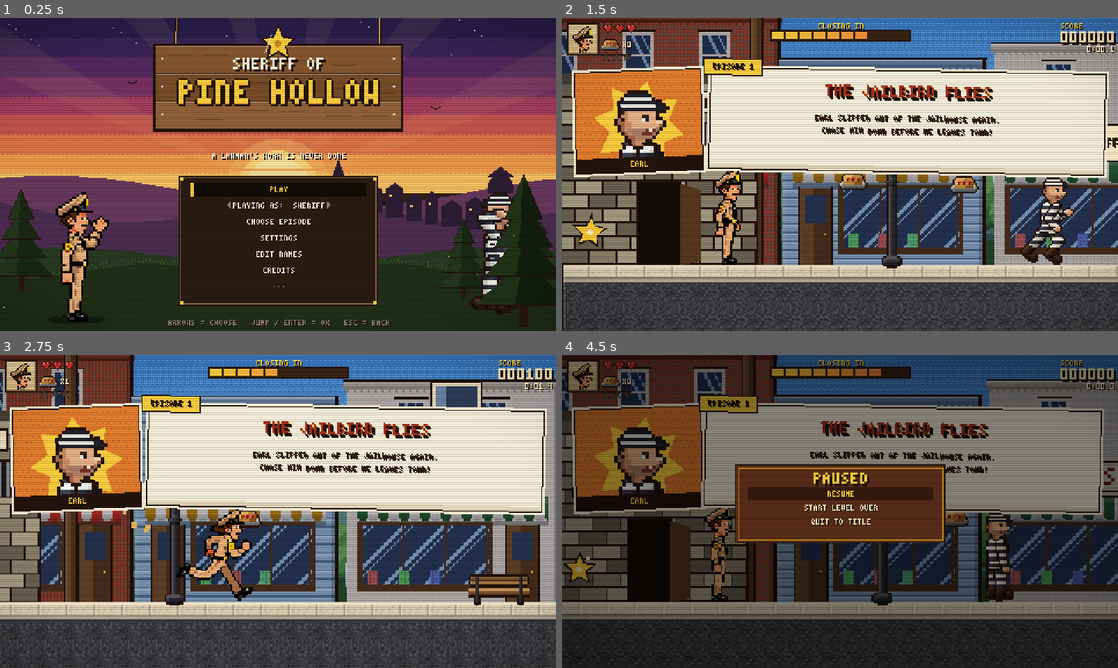
Above: before the commit, frames 1-4 (two rows, left to right).
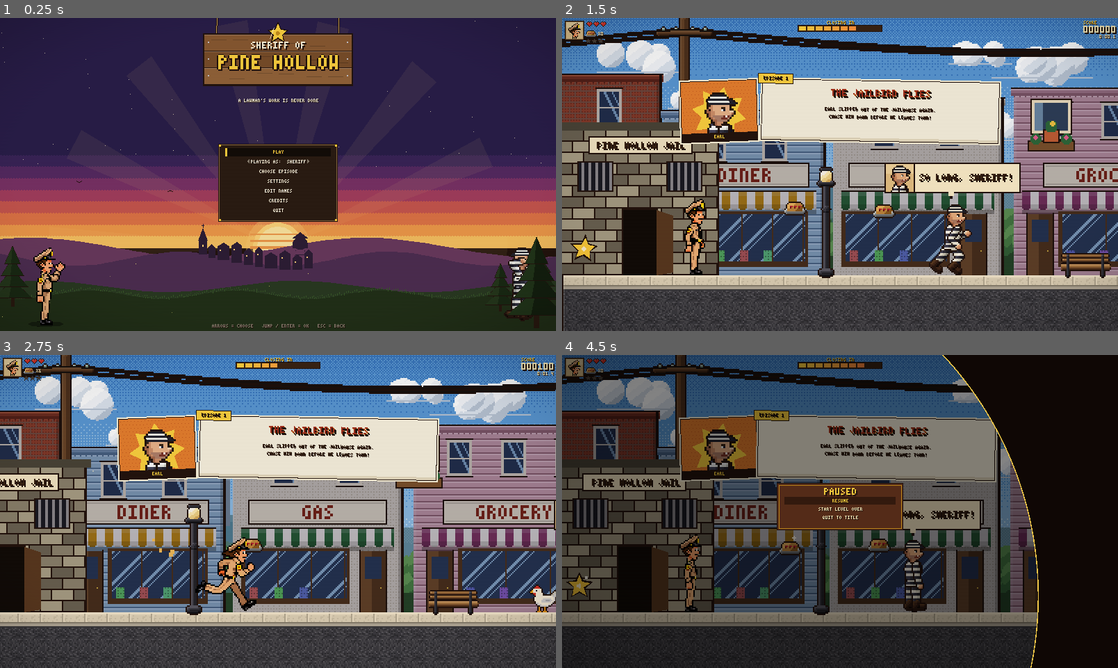
Above: after the commit, the same moments.

Repository: jyatesmike/sheriff-of-pine-hollow
Game: Godot game, scene res://scenes/ui/title.tscn
Same seed, same stepped clock (60 frames per second), same inputs: the game is played once before the commit and once after it.
Inputs (mouse positions are in pixels of both pictures, inside the frame that each line leads up to):
- Up to frame 1 (0.25 s): no input
- Up to frame 2 (1.5 s): tap Enter (ui_accept) at 0.5 s; move the mouse to (962, 158) at 0.52 s; hold Right (right) 0.53-1.25 s; tap E (lasso) at 0.6 s; click (962, 158) at 0.67 s; tap Space (jump) at 0.77, 1.07 s; drag from (728, 190) to (812, 237) at 1.27 s
- Up to frame 3 (2.75 s): move the mouse to (333, 442) at 2.02 s; hold Right (right) from 2.03 s (still down); tap E (lasso) at 2.1 s; click (333, 442) at 2.17 s
- Up to frame 4 (4.5 s): release Right (right) at 2.75 s; drag from (812, 574) to (673, 464) at 2.77 s; move the mouse to (1006, 558) at 3.52 s; hold Left (left) 3.53-4.25 s; tap 1 at 3.6 s; click (1006, 558) at 3.67 s; tap Space (jump) at 3.77, 4.07 s; tap E (lasso) at 3.8 s; tap Escape (pause) at 4.15 s; drag from (673, 464) to (756, 433) at 4.27 s

The runs differ from the first frame. In frame 1, 73% of the frame differs, in the area x 0-100%, y 0-99%; in frame 2, 75%; in frame 3, 76%, in the area x 0-100%, y 0-100%; in frame 4, 67%.

Commit message:
Handheld display: crisp full-screen picture on small screens (work in progress)
On handheld-sized screens (up to 1024x768; the RG35XX is 640x480) the game
now draws at the screen's own size with a whole-number camera zoom (2x on
the RG35XX), so every art pixel is an exact 2x2 block: no uneven 1.33x
stretch, no black bars. Computers and the web are unchanged (480x270).

- game.gd: _setup_display(), Game.handheld/world_scale/ui_scale/ui_size();
  zoom() returns the whole-number zoom; 'pixel_perfect' setting (default on).
- hud.gd: lays out on the real screen (right/centre/bottom follow its edges).
- menu.gd: W/H follow the screen; content moved down on tall screens; the
  title scene sits on the bottom with the night sky carried up; zoom setting
  hidden in the handheld display.
- background.gd: sky scaled by a whole number to cover the screen.
- chase: camera uses the whole-number zoom; right edge from the real width.
- chase_camera.gd: less road below the ground on the taller handheld view.

Co-Authored-By: Claude Opus 5.5 <noreply@anthropic.com>
Claude-Session: https://claude.ai/code/session_015AYGXwmbFgCjSp7CnRGseD

Diff:
--- a/scripts/autoload/game.gd
+++ b/scripts/autoload/game.gd
@@ -26,6 +26,7 @@
 	"fancy_effects": true,    # lighting, particles (turn off on slow computers)
 	"character": "sheriff",   # who you play as (picked on the title screen)
 	"zoom": 0.0,              # game zoom: 0 = automatic (bigger on small handheld screens), else 1.0 / 1.25 / 1.5 / 1.75 / 2.0
+	"pixel_perfect": true,    # handheld screens: draw at the screen's own size, crisp (see _setup_display)
 	"controls": {},           # action -> {"key": physical keycode, "joy": button}: your own keys
 }
 
@@ -36,13 +37,57 @@
 const ZOOMS := [1.0, 1.25, 1.5, 1.75, 2.0]
 
 
-## How far the in-game camera is zoomed in. Automatic: 1.5x on small screens
-## (handhelds like Anbernic devices), 1x on a computer.
+## How far the in-game camera is zoomed in. Handheld display: the whole number
+## picked in _setup_display() (2x on the RG35XX), so every art pixel is an exact
+## square of screen pixels. Otherwise automatic: 1.5x on small screens, 1x on a computer.
 func zoom() -> float:
+	if handheld:
+		return float(world_scale)
 	var z: float = settings.get("zoom", 0.0)
 	if z > 0.0:
 		return z
 	return 1.5 if _small_screen() else 1.0
+
+
+# ---------------- handheld display ----------------
+# The game is designed at 480x270. On a computer that picture is scaled up to the
+# window. On a small handheld screen (the RG35XX's 640x480) that scaling is uneven
+# (1.33x: blurry, jagged pixels and black bars), so instead the game draws at the
+# screen's own size: the world zoomed by a whole number (crisp), the HUD and menus
+# laid out on the full screen at a whole-number scale.
+const DESIGN := Vector2i(480, 270)
+var handheld := false     # true once the handheld display is on
+var world_scale := 1      # camera zoom in the handheld display
+var ui_scale := 1         # HUD / menu scale in the handheld display
+
+
+func _setup_display() -> void:
+	if OS.has_feature("web") or DisplayServer.get_name() == "headless":
+		return
+	if not settings.get("pixel_perfect", true):
+		return
+	var s := DisplayServer.screen_get_size()
+	# Handheld-sized screens only (a laptop keeps the normal, scaled picture).
+	if s.x <= 0 or s.y <= 0 or s.x > 1024 or s.y > 768:
+		return
+	var k := mini(s.x / 320, s.y / 180)    # show at least 320 x 180 of the world
+	if k < 2:
+		return
+	handheld = true
+	world_scale = k
+	ui_scale = maxi(1, mini(s.x / DESIGN.x, s.y / DESIGN.y))
+	var root := get_tree().root
+	root.content_scale_size = s
+	root.content_scale_mode = Window.CONTENT_SCALE_MODE_VIEWPORT
+	root.content_scale_aspect = Window.CONTENT_SCALE_ASPECT_KEEP
+
+
+## The size the HUD and menus lay themselves out in: 480x270 normally, the
+## screen's own size (divided by the UI scale) in the handheld display.
+func ui_size() -> Vector2:
+	if handheld:
+		return Vector2(get_tree().root.content_scale_size) / ui_scale
+	return Vector2(DESIGN)
 
 
 func _small_screen() -> bool:
@@ -74,6 +119,7 @@
 			_default_events[a].append(e.duplicate())
 	load_game()
 	apply_controls()
+	_setup_display()
 	apply_display.call_deferred()
 	_add_scanlines()
 
--- a/scripts/chase_camera.gd
+++ b/scripts/chase_camera.gd
@@ -38,7 +38,9 @@
 	world_width = width_px
 	limit_left = 0
 	limit_right = int(width_px)
-	limit_bottom = int(ground_y + 62.0)
+	# How much of the road below the ground line may show. The handheld's taller
+	# view would otherwise spend a quarter of the screen on it.
+	limit_bottom = int(ground_y + (40.0 if Game.handheld else 62.0))
 	limit_top = -2000
 	process_callback = Camera2D.CAMERA2D_PROCESS_PHYSICS
 	position_smoothing_enabled = false
--- a/scripts/levels/background.gd
+++ b/scripts/levels/background.gd
@@ -32,6 +32,12 @@
 	sky.texture = load(dir + "sky.png")
 	sky.size = Vector2(480, 270)
 	sky_layer.add_child(sky)
+	# Handheld display: the screen is bigger than the 480x270 sky, so scale it by a
+	# whole number until it covers the screen, centred (keeps its pixels crisp).
+	var vp := get_viewport().get_visible_rect().size if is_inside_tree() else Vector2(480, 270)
+	var k := ceilf(maxf(vp.x / 480.0, vp.y / 270.0))
+	if k > 1.0:
+		sky_layer.transform = Transform2D(0.0, Vector2(k, k), 0.0, (vp - Vector2(480, 270) * k) / 2.0)
 
 	for l in LAYERS:
 		var tex: Texture2D = load(dir + l[0] + ".png")
--- a/scripts/levels/chase/chase.gd
+++ b/scripts/levels/chase/chase.gd
@@ -70,6 +70,8 @@
 	move_child(backdrop, 0)
 	$View.build_backdrop(backdrop)
 	cam.make_current()
+	if Game.handheld:
+		cam.zoom = Vector2.ONE * Game.zoom()    # whole-number zoom: crisp on the handheld
 	cam.position = Vector2(x + 120, -60)
 	pass  # (4.3 physics interpolation not in 4.1)
 	say(GameText.CHASE_START, "chase_start")
@@ -306,10 +308,15 @@
 						break
 
 
+## Half the width of the road view, in world pixels (240 at the normal 480x270).
+func half_width() -> float:
+	return get_viewport_rect().size.x * 0.5 / cam.zoom.x
+
+
 ## Oncoming cars in your lane that are still off the right edge of the screen (for the "!" warning).
 func incoming() -> Array:
 	var out := []
-	var right := cam.position.x + 240.0
+	var right := cam.position.x + half_width()
 	for v in traffic:
 		if not v.gone and v.v < 0.0 and v.x > right - 20.0 and v.x - x < WARN_DIST:
 			out.append(v)
--- a/scripts/levels/chase/chase_view.gd
+++ b/scripts/levels/chase/chase_view.gd
@@ -275,7 +275,7 @@
 	var t := Time.get_ticks_msec() / 1000.0
 	var bob := 2.0 * sin(t * 14.0)
 	for v in c.incoming():
-		var ex: float = c.cam.position.x + 240.0 - 16.0
+		var ex: float = c.cam.position.x + c.half_width() - 16.0
 		var p: Vector2 = c.screen_point(ex, v.ly) + Vector2(bob, -16)
 		var mine: bool = v.lane == c.lane
 		var col := Color("ff4a3a") if mine else Color("ffd23f")
--- a/scripts/ui/hud.gd
+++ b/scripts/ui/hud.gd
@@ -10,12 +10,22 @@
 
 var level: Level
 var canvas: Node2D
+# The screen the HUD lays itself out on (Game.ui_size(): 480x270, or the full
+# handheld screen). Top-left items stay put; centred, right and bottom items
+# follow the real edges. dx/dy: how much bigger it is than 480x270, halved.
+var W := 480.0
+var H := 270.0
+var CX := 240.0
+var dx := 0.0
+var dy := 0.0
 var debug := false
 var intro_t := 4.0
 
 
 func _ready() -> void:
 	process_mode = Node.PROCESS_MODE_ALWAYS
+	scale = Vector2.ONE * Game.ui_scale
+	_measure()
 	canvas = Node2D.new()
 	add_child(canvas)
 	canvas.draw.connect(_on_draw)
@@ -23,6 +33,15 @@
 
 func setup(l: Level) -> void:
 	level = l
+
+
+func _measure() -> void:
+	var sz := Game.ui_size()
+	W = sz.x
+	H = sz.y
+	CX = W / 2.0
+	dx = (W - 480.0) / 2.0
+	dy = (H - 270.0) / 2.0
 
 
 var pause_sel := 0
@@ -57,8 +76,9 @@
 			m.pause_restart: Game.restart_level()
 			m.pause_menu: Game.go_to_title()
 	elif event is InputEventMouseButton and event.pressed and event.button_index == MOUSE_BUTTON_LEFT:
-		var i := int((event.position.y - 117.0) / 12.0)
-		if i >= 0 and i < items.size() and absf(event.position.x - 240.0) < 90.0:
+		var pos: Vector2 = event.position / Game.ui_scale
+		var i := int((pos.y - (117.0 + dy)) / 12.0)
+		if i >= 0 and i < items.size() and absf(pos.x - CX) < 90.0:
 			pause_sel = i
 			var ev := InputEventAction.new()
 			ev.action = "jump"
@@ -78,6 +98,7 @@
 func _on_draw() -> void:
 	if level == null:
 		return
+	_measure()
 	var p := level.player
 	_hud_portrait(level.hero)
 	for i in Player.MAX_HEARTS:
@@ -109,50 +130,50 @@
 	if level.in_chase():
 		var c: Node2D = level.chase
 		_meter(c.closeness(), GameText.UI.milk_truck)
-		PixelFont.draw_centered(canvas, "BUMPS %d/3" % c.bumps, 240, 24, TEXT)
+		PixelFont.draw_centered(canvas, "BUMPS %d/3" % c.bumps, CX, 24, TEXT)
 		var mph = "%d MPH" % c.mph()
-		PixelFont.draw(canvas, mph, Vector2(476 - PixelFont.width(mph, 2), 252), ACCENT, 2)
+		PixelFont.draw(canvas, mph, Vector2(W - 4 - PixelFont.width(mph, 2), H - 18), ACCENT, 2)
 		if c._t < 5.0:
-			_label_box_at(GameText.CHASE_CONTROLS, 236)
+			_label_box_at(GameText.CHASE_CONTROLS, H - 34)
 		if c.msg_t > 0:
-			_label_box_at(c.msg, 60)
+			_label_box_at(c.msg, 60 + dy)
 	elif level.phase == Level.Phase.CHASE:
 		_meter(level.closing_in(), GameText.UI.deputy_near if level.role == "earl" else GameText.UI.closing_in)
 	elif level.phase == Level.Phase.SHOWDOWN:
 		_label_box("SHOWDOWN!  TACKLES %d/3" % level.earl.tackles)
 
 	var sc := "%06d" % level.score
-	PixelFont.draw(canvas, "SCORE", Vector2(476 - PixelFont.width(sc, 2), 4), ACCENT)
-	PixelFont.draw(canvas, sc, Vector2(476 - PixelFont.width(sc, 2), 11), TEXT, 2)
+	PixelFont.draw(canvas, "SCORE", Vector2(W - 4 - PixelFont.width(sc, 2), 4), ACCENT)
+	PixelFont.draw(canvas, sc, Vector2(W - 4 - PixelFont.width(sc, 2), 11), TEXT, 2)
 	var tm := _fmt_time(level.time)
-	PixelFont.draw(canvas, tm, Vector2(476 - PixelFont.width(tm), 24), TEXT)
+	PixelFont.draw(canvas, tm, Vector2(W - 4 - PixelFont.width(tm), 24), TEXT)
 
 	var t: Dictionary = level.text
 	if intro_t > 0.0 and not level.finished:
 		if Lighting.enabled():
 			_comic_intro(t)
 		else:
-			_panel([Names.fmt(t.get("episode", ""))] + _fmt_lines(t.get("blurb", [])), 40)
+			_panel([Names.fmt(t.get("episode", ""))] + _fmt_lines(t.get("blurb", [])), 40 + dy)
 
 	if level.phase == Level.Phase.WON and level.end_t > 60:
 		_results()
 	elif level.phase == Level.Phase.LOST and level.end_t > 50:
 		_panel([Names.fmt(GameText.UI["lose_title_" + level.role]), "",
-			GameText.UI.try_checkpoint if not Game.checkpoint.is_empty() else GameText.UI.try_again, GameText.MENU.end_menu], 90)
+			GameText.UI.try_checkpoint if not Game.checkpoint.is_empty() else GameText.UI.try_again, GameText.MENU.end_menu], 90 + dy)
 
 	if get_tree().paused:
-		canvas.draw_rect(Rect2(0, 0, 480, 270), Color(0, 0, 0, 0.45))
+		canvas.draw_rect(Rect2(0, 0, W, H), Color(0, 0, 0, 0.45))
 		var items := _pause_items()
-		var rect := Rect2(150, 95, 180, 30 + items.size() * 12)
+		var rect := Rect2(150 + dx, 95 + dy, 180, 30 + items.size() * 12)
 		canvas.draw_rect(rect.grow(1), PixelFont.OUTLINE)
 		canvas.draw_rect(rect, PANEL)
 		canvas.draw_rect(rect.grow(-2), PANEL_EDGE, false, 1.0)
-		PixelFont.draw_centered(canvas, GameText.UI.paused, 240, 101, ACCENT, 2)
+		PixelFont.draw_centered(canvas, GameText.UI.paused, CX, 101 + dy, ACCENT, 2)
 		for i in items.size():
-			var y := 117.0 + i * 12.0
+			var y := 117.0 + dy + i * 12.0
 			if i == pause_sel:
-				canvas.draw_rect(Rect2(160, y - 3, 160, 11), Color(0, 0, 0, 0.4))
-			PixelFont.draw_centered(canvas, items[i], 240, y, ACCENT if i == pause_sel else TEXT)
+				canvas.draw_rect(Rect2(160 + dx, y - 3, 160, 11), Color(0, 0, 0, 0.4))
+			PixelFont.draw_centered(canvas, items[i], CX, y, ACCENT if i == pause_sel else TEXT)
 
 	if debug:
 		var lines := [
@@ -162,14 +183,14 @@
 			("EARL " + Earl.State.keys()[level.earl.state] if level.earl else "DEPUTY " + Deputy.State.keys()[level.deputy.state]) + "  FPS %d" % Engine.get_frames_per_second(),
 		]
 		for i in lines.size():
-			PixelFont.draw(canvas, lines[i], Vector2(6, 238 + i * 8), TEXT)
+			PixelFont.draw(canvas, lines[i], Vector2(6, H - 32 + i * 8), TEXT)
 
 
 # --- pieces --------------------------------------------------------------------------
 func _meter(v: float, label: String) -> void:
 	var w := 120.0
-	var x := 240.0 - w / 2.0
-	PixelFont.draw_centered(canvas, label, 240, 4, ACCENT)
+	var x := CX - w / 2.0
+	PixelFont.draw_centered(canvas, label, CX, 4, ACCENT)
 	var r := Rect2(x, 11, w, 8)
 	canvas.draw_rect(r.grow(1), PixelFont.OUTLINE)
 	canvas.draw_rect(r, Color("3a2414"))
@@ -182,18 +203,18 @@
 
 func _label_box(t: String) -> void:
 	var w := PixelFont.width(t) + 10
-	var r := Rect2(240 - w / 2.0, 6, w, 11)
+	var r := Rect2(CX - w / 2.0, 6, w, 11)
 	canvas.draw_rect(r.grow(1), PixelFont.OUTLINE)
 	canvas.draw_rect(r, PANEL)
-	PixelFont.draw_centered(canvas, t, 240, 9, ACCENT)
+	PixelFont.draw_centered(canvas, t, CX, 9, ACCENT)
 
 
 func _label_box_at(t: String, y: float) -> void:
 	var w := PixelFont.width(t) + 10
-	var r := Rect2(240 - w / 2.0, y, w, 11)
+	var r := Rect2(CX - w / 2.0, y, w, 11)
 	canvas.draw_rect(r.grow(1), PixelFont.OUTLINE)
 	canvas.draw_rect(r, PANEL)
-	PixelFont.draw_centered(canvas, t, 240, y + 3, ACCENT)
+	PixelFont.draw_centered(canvas, t, CX, y + 3, ACCENT)
 
 
 ## The results screen: time / pies / stars with their medals, the favor and the score.
@@ -201,32 +222,32 @@
 	var last := Game.level_index == Game.LEVELS.size() - 1
 	var md: Dictionary = level.medals()
 	var names: Array = GameText.UI.medal_names
-	var rect := Rect2(130, 52, 220, 150)
+	var rect := Rect2(130 + dx, 52 + dy, 220, 150)
 	canvas.draw_rect(rect.grow(1), PixelFont.OUTLINE)
 	canvas.draw_rect(rect, PANEL)
 	canvas.draw_rect(rect.grow(-2), PANEL_EDGE, false, 1.0)
-	PixelFont.draw_centered(canvas, Names.fmt(GameText.UI["win_title_" + level.role]), 240, 60, ACCENT, 2)
+	PixelFont.draw_centered(canvas, Names.fmt(GameText.UI["win_title_" + level.role]), CX, 60 + dy, ACCENT, 2)
 	var rows := [
 		["TIME", _fmt_time(level.time), md.time],
 		["PIES", "%d / %d" % [level.pies_got, level.pies_total], md.pies],
 		["STARS", "%d / %d" % [level.stars_got, level.stars_total], md.stars],
 	]
 	for i in rows.size():
-		var y := 80.0 + i * 14.0
-		PixelFont.draw(canvas, rows[i][0], Vector2(146, y), TEXT)
-		PixelFont.draw(canvas, rows[i][1], Vector2(196, y), TEXT)
-		_medal(Vector2(268, y + 2), rows[i][2])
-		PixelFont.draw(canvas, names[rows[i][2]], Vector2(276, y), _medal_color(rows[i][2]) if rows[i][2] > 0 else TEXT)
-	var y2 := 124.0
-	PixelFont.draw(canvas, "GOLDEN PIE", Vector2(146, y2), TEXT)
-	PixelFont.draw(canvas, "YES" if level.golden_got else "NO", Vector2(276, y2), ACCENT if level.golden_got else TEXT)
+		var y := 80.0 + dy + i * 14.0
+		PixelFont.draw(canvas, rows[i][0], Vector2(146 + dx, y), TEXT)
+		PixelFont.draw(canvas, rows[i][1], Vector2(196 + dx, y), TEXT)
+		_medal(Vector2(268 + dx, y + 2), rows[i][2])
+		PixelFont.draw(canvas, names[rows[i][2]], Vector2(276 + dx, y), _medal_color(rows[i][2]) if rows[i][2] > 0 else TEXT)
+	var y2 := 124.0 + dy
+	PixelFont.draw(canvas, "GOLDEN PIE", Vector2(146 + dx, y2), TEXT)
+	PixelFont.draw(canvas, "YES" if level.golden_got else "NO", Vector2(276 + dx, y2), ACCENT if level.golden_got else TEXT)
 	if level.favor_obj:
-		PixelFont.draw(canvas, GameText.UI.favor, Vector2(146, y2 + 12), TEXT)
-		PixelFont.draw(canvas, GameText.UI.favor_yes if level.favor_done else GameText.UI.favor_no, Vector2(276, y2 + 12), ACCENT if level.favor_done else TEXT)
-	PixelFont.draw(canvas, "SCORE", Vector2(146, y2 + 24), TEXT)
-	PixelFont.draw(canvas, "%d" % level.score, Vector2(276, y2 + 24), ACCENT)
-	PixelFont.draw_centered(canvas, GameText.UI.last_level if last else GameText.UI.next_level, 240, 178, TEXT)
-	PixelFont.draw_centered(canvas, GameText.MENU.end_menu, 240, 189, TEXT)
+		PixelFont.draw(canvas, GameText.UI.favor, Vector2(146 + dx, y2 + 12), TEXT)
+		PixelFont.draw(canvas, GameText.UI.favor_yes if level.favor_done else GameText.UI.favor_no, Vector2(276 + dx, y2 + 12), ACCENT if level.favor_done else TEXT)
+	PixelFont.draw(canvas, "SCORE", Vector2(146 + dx, y2 + 24), TEXT)
+	PixelFont.draw(canvas, "%d" % level.score, Vector2(276 + dx, y2 + 24), ACCENT)
+	PixelFont.draw_centered(canvas, GameText.UI.last_level if last else GameText.UI.next_level, CX, 178 + dy, TEXT)
+	PixelFont.draw_centered(canvas, GameText.MENU.end_menu, CX, 189 + dy, TEXT)
 
 
 static func _medal_color(m: int) -> Color:
@@ -258,12 +279,12 @@
 	for l in lines:
 		w = maxi(w, PixelFont.width(str(l), 1))
 	var h := lines.size() * 10 + 8
-	var rect := Rect2(240 - w / 2.0 - 10, y, w + 20, h)
+	var rect := Rect2(CX - w / 2.0 - 10, y, w + 20, h)
 	canvas.draw_rect(rect.grow(1), PixelFont.OUTLINE)
 	canvas.draw_rect(rect, PANEL)
 	canvas.draw_rect(rect.grow(-2), PANEL_EDGE, false, 1.0)
 	for i in lines.size():
-		PixelFont.draw_centered(canvas, str(lines[i]), 240, y + 6 + i * 10, ACCENT if i == 0 else TEXT)
+		PixelFont.draw_centered(canvas, str(lines[i]), CX, y + 6 + i * 10, ACCENT if i == 0 else TEXT)
 
 
 ## Episode intro as two comic panels that slam in: the villain's mug shot
@@ -283,7 +304,7 @@
 	var lift := 0.0 if intro_t > 0.45 else (1.0 - intro_t / 0.45) * 160.0
 	# panel A: mug shot
 	var who := "earl" if level.role == "sheriff" else "deputy"
-	var a := Rect2(lerpf(-130.0, 12.0, ka), 46.0 - lift, 108.0, 86.0)
+	var a := Rect2(lerpf(-130.0, 12.0 + dx, ka), 46.0 + dy * 0.5 - lift, 108.0, 86.0)
 	canvas.draw_set_transform(a.get_center(), -0.03, Vector2.ONE)
 	var la := Rect2(-a.size / 2.0, a.size)
 	canvas.draw_rect(la.grow(3), Color("fff6dc"))
@@ -305,7 +326,7 @@
 	canvas.draw_rect(Rect2(la.position.x, la.end.y - 12, la.size.x, 12), PixelFont.OUTLINE)
 	PixelFont.draw_centered(canvas, Names.fmt("{%s}" % who), 0, la.end.y - 9, Color("ffd23f"))
 	# panel B: caption + blurb
-	var b := Rect2(lerpf(500.0, 128.0, kb), 46.0 - lift, 340.0, 86.0)
+	var b := Rect2(lerpf(W + 20.0, 128.0 + dx, kb), 46.0 + dy * 0.5 - lift, 340.0, 86.0)
 	canvas.draw_set_transform(b.get_center(), 0.015, Vector2.ONE)
 	var lb := Rect2(-b.size / 2.0, b.size)
 	canvas.draw_rect(lb.grow(3), Color("fff6dc"))
--- a/scripts/ui/menu.gd
+++ b/scripts/ui/menu.gd
@@ -6,8 +6,11 @@
 
 enum Screen { TITLE, EPISODES, SETTINGS, NAMES, CREDITS, CONTROLS }
 
-const W := 480.0
-const H := 270.0
+# The screen the menus lay themselves out on: 480x270 normally, the full
+# handheld screen in the handheld display (see Game.ui_size()).
+var W := 480.0
+var H := 270.0
+var content_y := 0.0     # how far the menu content is moved down (see _draw)
 const ROW := 14.0
 const OUTLINE := Color("24140e")
 const GOLD := Color("ffd23f")
@@ -32,6 +35,10 @@
 
 
 func _ready() -> void:
+	var sz := Game.ui_size()
+	W = sz.x
+	H = sz.y
+	scale = Vector2.ONE * Game.ui_scale
 	for l in [["sky", 0.0], ["far", 6.0], ["mid", 14.0], ["main", 26.0], ["near", 40.0]]:
 		var path = "res://art/backgrounds/town/%s.png" % l[0]
 		if ResourceLoader.exists(path):
@@ -67,7 +74,8 @@
 			rows.append([m.sfx_volume, _bar(s.sfx_volume), true])
 			rows.append([m.voice_volume, _bar(s.voice_volume), true])
 			rows.append([m.voices_on, m.on if s.voices_on else m.off, true])
-			rows.append([m.zoom, _zoom_label(), true])
+			if not Game.handheld:     # the handheld display picks its own crisp zoom
+				rows.append([m.zoom, _zoom_label(), true])
 			rows.append([m.screen_shake, m.on if s.screen_shake else m.off, true])
 			rows.append([m.scanlines, m.on if s.scanlines else m.off, true])
 			rows.append([m.fancy_effects, m.on if s.fancy_effects else m.off, true])
@@ -121,12 +129,12 @@
 			get_viewport().set_input_as_handled()
 		return
 	if event is InputEventMouseMotion:
-		var i := _row_at(event.position)
+		var i := _row_at(event.position / Game.ui_scale)
 		if i >= 0 and rows[i][2]:
 			sel = i
 		return
 	if event is InputEventMouseButton and event.pressed and event.button_index == MOUSE_BUTTON_LEFT:
-		var i := _row_at(event.position)
+		var i := _row_at(event.position / Game.ui_scale)
 		if i >= 0:
 			sel = i
 			_activate(0)
@@ -162,7 +170,8 @@
 
 
 func _row_at(pos: Vector2) -> int:
-	# the viewport is 480x270; mouse events arrive in viewport coordinates
+	# row_rects are in content coordinates (moved down by content_y while drawing)
+	pos.y -= content_y
 	for i in row_rects.size():
 		if row_rects[i] is Rect2 and row_rects[i].has_point(pos):
 			return i
@@ -393,9 +402,15 @@
 		_title_scene()
 	else:
 		_backdrop()
+	# Taller screens (the handheld display): the background fills the screen; the
+	# content moves down a little so it isn't all packed at the top.
+	content_y = (H - 270.0) / 4.0
+	if screen != Screen.TITLE:
+		draw_set_transform(Vector2(0, content_y))
 	match screen:
 		Screen.TITLE:
-			_title()
+			_title()     # the sign hangs from the top of the screen
+			draw_set_transform(Vector2(0, content_y))
 			var panel := Rect2(W / 2.0 - 84, 138, 168, rows.size() * ROW + 10)
 			draw_rect(panel.grow(2), OUTLINE)
 			draw_rect(panel.grow(1), Color("8a6a42"))
@@ -435,6 +450,7 @@
 			_list(50.0, 330.0, true)
 			var help: String = GameText.MENU.editing_help if editing >= 0 else GameText.MENU.names_help
 			PixelFont.draw_centered(self, help, W / 2.0, 36, DIM)
+	draw_set_transform(Vector2.ZERO)
 	PixelFont.draw_centered(self, GameText.MENU.map_help if screen == Screen.EPISODES else GameText.MENU.controls, W / 2.0, H - 10, DIM)
 
 
@@ -465,6 +481,17 @@
 	# sky: banded sunset
 	var bands := [Color("2a1e4a"), Color("3a2458"), Color("562a62"), Color("7a3266"), Color("a43e5e"),
 		Color("c8564e"), Color("e07446"), Color("f09a4a"), Color("f8c060")]
+	# Taller screens (the handheld display): the scene is drawn for 270 pixels of
+	# height, so sit it on the bottom of the screen and carry the night sky up above it.
+	var lift := maxf(H - 270.0, 0.0)
+	if lift > 0.0:
+		draw_rect(Rect2(0, 0, W, lift + 1.0), bands[0])
+		for k in 40:
+			var sx := fmod(k * 61.7, W)
+			var sy := fmod(k * 29.3, lift)
+			if int(_t * 3.0 + k) % 9 != 0:
+				draw_rect(Rect2(sx, sy, 1, 1), Color(1, 0.95, 0.8, 0.7))
+		draw_set_transform(Vector2(0, lift))
 	var bh := 150.0 / bands.size()
 	for i in bands.size():
 		draw_rect(Rect2(0, i * bh, W, bh + 1), bands[i])
@@ -533,30 +560,31 @@
 		draw_line(Vector2(x, gy + 1), Vector2(x + lean, gy - 2 - (x * 7 % 4)), Color("3a5a2a"), 1.0)
 	# pines, left and right
 	_pine(Vector2(18, 232), 1.25)
-	_pine(Vector2(452, 236), 1.5)
-	_pine(Vector2(400, 240), 1.0)
+	var rx := W - 480.0     # wider screens: keep the right-hand group at the right edge
+	_pine(Vector2(452 + rx, 236), 1.5)
+	_pine(Vector2(400 + rx, 240), 1.0)
 	# Earl peeking out from behind the big pine, the Sheriff in front on the left
 	var peek := 0.5 + 0.5 * sin(_t * 0.9)
 	var et := SpriteLib.frames("earl").get_frame_texture("taunt", int(_t * 6.0) % 4)
 	if et:
-		draw_set_transform(Vector2(440 - peek * 18.0, 258), 0.0, Vector2(-2, 2))
+		draw_set_transform(Vector2(440 + rx - peek * 18.0, 258 + lift), 0.0, Vector2(-2, 2))
 		draw_texture(et, Vector2(-et.get_width() / 2.0, -et.get_height()))
-		draw_set_transform(Vector2.ZERO, 0.0, Vector2.ONE)
-		_pine(Vector2(452, 262), 1.9, true)
+		draw_set_transform(Vector2(0, lift), 0.0, Vector2.ONE)
+		_pine(Vector2(452 + rx, 262), 1.9, true)
 	var anim := "tiphat" if fmod(_t, 7.0) < 0.7 else "idle"
 	var stx := SpriteLib.frames(Game.character()).get_frame_texture(anim, int(_t * 7.0) % 4)
 	if stx:
 		draw_colored_polygon(ellipse_pts(Vector2(66, 260), Vector2(26, 4)), Color(0, 0, 0, 0.35))
-		draw_set_transform(Vector2(66, 262), 0.0, Vector2(2, 2))
+		draw_set_transform(Vector2(66, 262 + lift), 0.0, Vector2(2, 2))
 		draw_texture(stx, Vector2(-stx.get_width() / 2.0, -stx.get_height()))
-		draw_set_transform(Vector2.ZERO, 0.0, Vector2.ONE)
+		draw_set_transform(Vector2(0, lift), 0.0, Vector2.ONE)
 	# fireflies rising out of the grass
 	for k in 10:
 		var fx := fmod(k * 53.0 + sin(_t * 0.7 + k) * 20.0, W)
 		var fy := 250.0 - fmod(_t * (6.0 + k % 4) + k * 19.0, 90.0)
 		var a := 0.5 + 0.5 * sin(_t * 4.0 + k * 1.7)
 		draw_rect(Rect2(fx, fy, 1, 1), Color(1.0, 0.95, 0.5, a))
-
+	draw_set_transform(Vector2.ZERO)
 
 static func ellipse_pts(c: Vector2, r: Vector2) -> PackedVector2Array:
 	var pts := PackedVector2Array()
@@ -564,7 +592,6 @@
 		var a := TAU * i / 18.0
 		pts.append(c + Vector2(cos(a) * r.x, sin(a) * r.y))
 	return pts
-
 
 func _hill(y: float, amp: float, freq: float, phase: float, col: Color) -> void:
 	var pts := PackedVector2Array([Vector2(0, H)])
